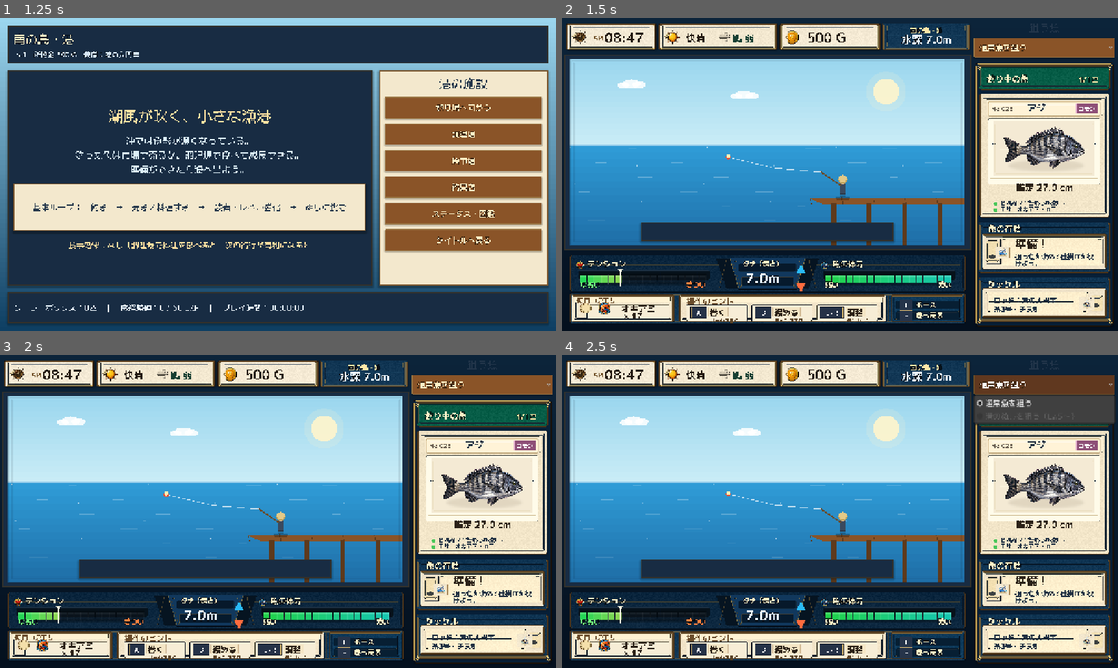
Above: before the commit, frames 1-4 (two rows, left to right).
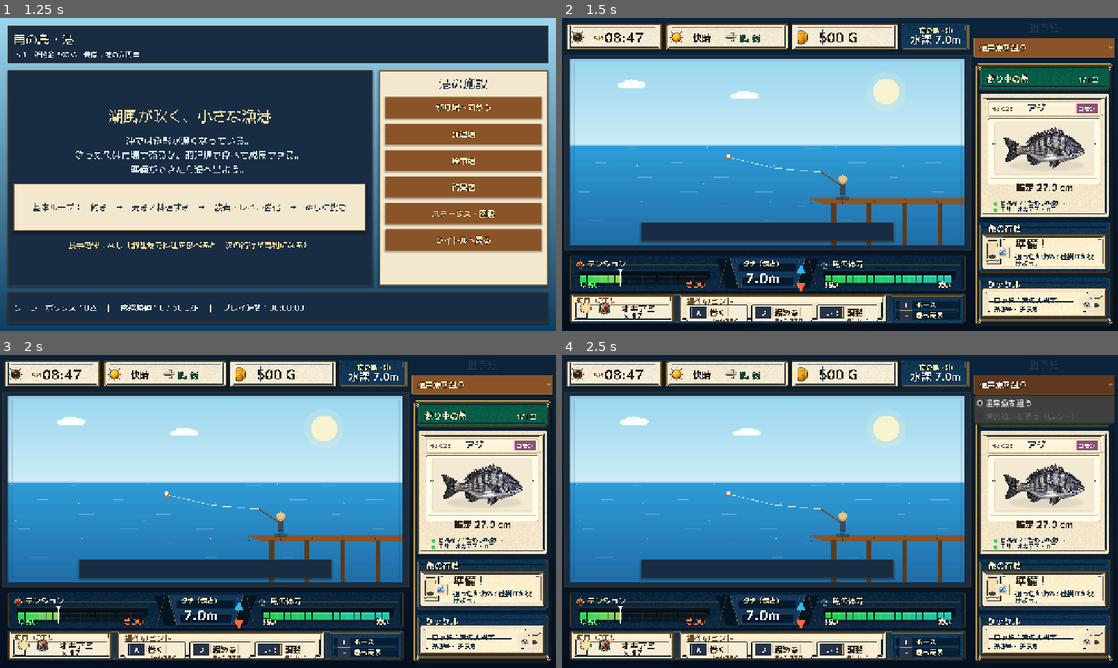
Above: after the commit, the same moments.

Repository: RYUKOU-OKUMURA/tsuri_quest_umi_mvp
Game: Godot game, scene res://scenes/main.tscn
Two runs of this game, one before a commit and one after it. Both use one fixed random seed, a clock stepped at 60 frames per second and the inputs below.
Inputs:
- Up to frame 1 (1.25 s): click "ゲームを始める" at 0.5 s
- Up to frame 2 (1.5 s): click "釣り場へ向かう" at 1.25 s
- Up to frame 3 (2 s): no input
- Up to frame 4 (2.5 s): click "通常魚を狙う" at 2 s

Frame 1 is identical in both runs. In frame 2, 1.6% of the frame differs, in the area x 1-72%, y 1-11%; in frame 3, 1.6%; in frame 4, 1.6%.

Commit message:
Refine fight top status slots

Diff:
--- a/src/ui/components/fight_status_bar.gd
+++ b/src/ui/components/fight_status_bar.gd
@@ -69,10 +69,10 @@
 	var y := rect.position.y + rect.size.y * 0.08
 	var h := rect.size.y * 0.84
 	return [
-		Rect2(rect.position.x + w * 0.000, y, w * 0.229, h),
-		Rect2(rect.position.x + w * 0.229, y, w * 0.297, h),
-		Rect2(rect.position.x + w * 0.526, y, w * 0.254, h),
-		Rect2(rect.position.x + w * 0.780, y, w * 0.220, h),
+		Rect2(rect.position.x + w * 0.000, y, w * 0.245, h),
+		Rect2(rect.position.x + w * 0.245, y, w * 0.310, h),
+		Rect2(rect.position.x + w * 0.555, y, w * 0.270, h),
+		Rect2(rect.position.x + w * 0.825, y, w * 0.175, h),
 	]
 
 
@@ -147,7 +147,7 @@
 		return
 	var icon_size := clampf(rect.size.y * 0.60, 38.0, 44.0)
 	var icon_rect := Rect2(
-		rect.position + Vector2(16.0, (rect.size.y - icon_size) * 0.5 + 1.0),
+		rect.position + Vector2(10.0, (rect.size.y - icon_size) * 0.5 + 1.0),
 		Vector2(icon_size, icon_size)
 	)
 	_draw_top_sheet_icon(icon_index, icon_rect, Color(1.0, 1.0, 1.0, 0.96))
Binary file changed: assets/showcase/underwater/top_status_frame.png
Not shown, changed: design-qa.md
Not shown, changed: docs/11_underwater_fight_showcase.md
Not shown, changed: tools/generate_underwater_ui_frame_assets.py
